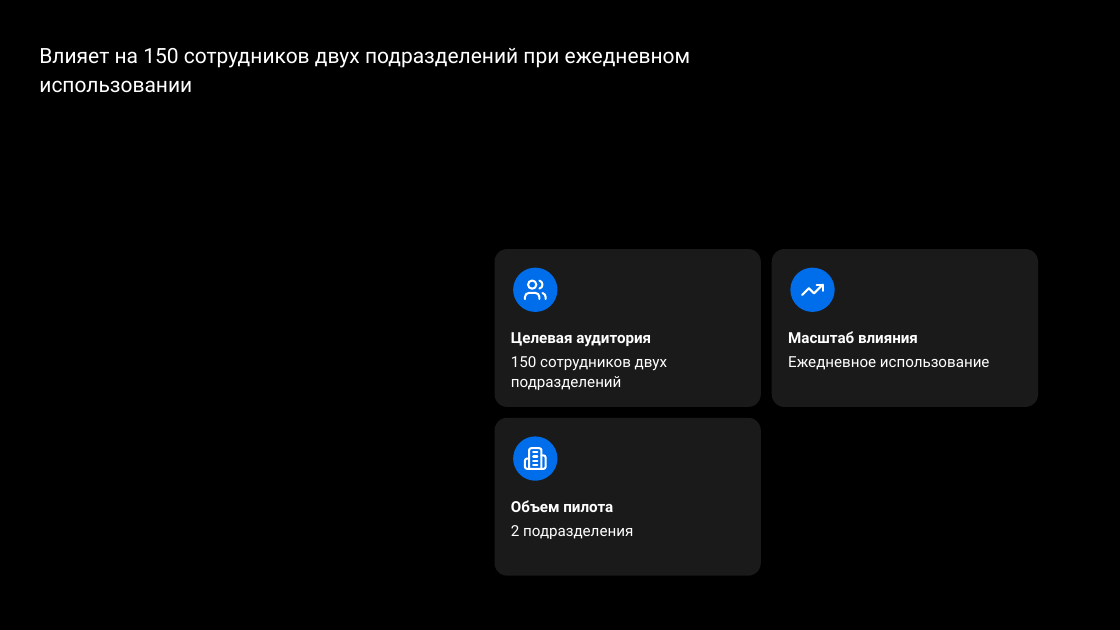
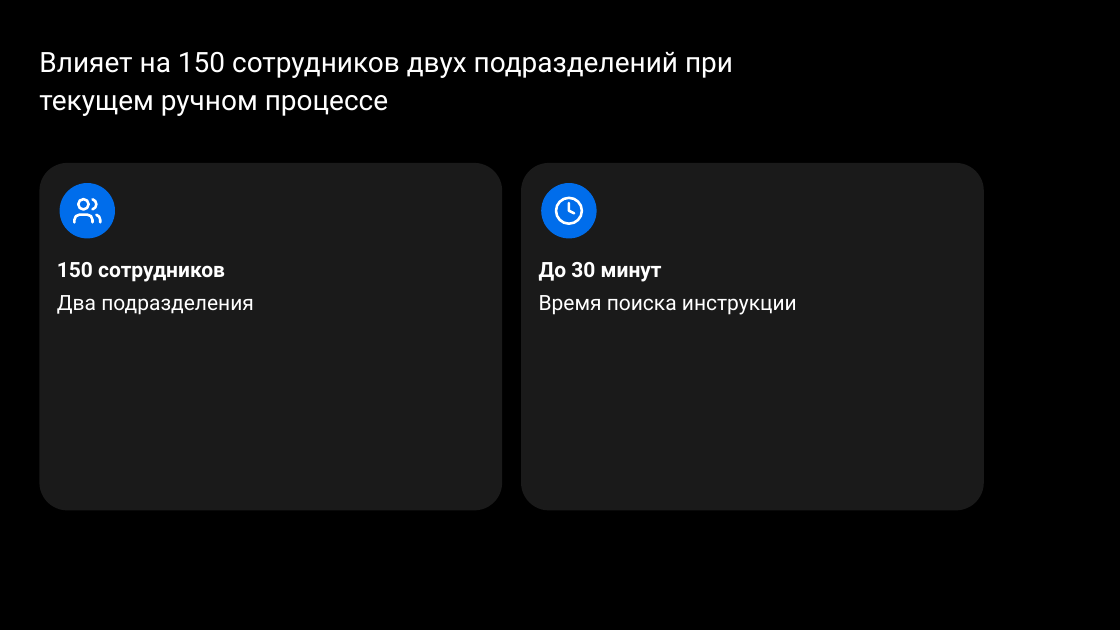
Before and after one commit to temurysega/lct_vk, a slide deck: slide 3 of deliverables/vk-workspace-focus.pptx. Drawn at 1120x630 pixels with LibreOffice and Linux fonts; fonts in the diff are those of the drawing; background and template pictures are left out. Boxes give left, top, right and bottom in pixels: in the first picture for what was removed or moved away, otherwise in the second. Text is boxed around its words. In the diff, an @@ line names an element or a change of style, - is before the commit and + after.

```diff
--- a/deliverables/vk-workspace-focus.pptx
+++ b/deliverables/vk-workspace-focus.pptx
@@ title at (x1=39, y1=52, x2=733, y2=116): text changed; size 18 to 24 pt @@
-Влияет на 150 сотрудников двух подразделений при ежедневном использовании
+Влияет на 150 сотрудников двух подразделений при текущем ручном процессе
@@ rounded rectangle resized from (x1=495, y1=249, x2=761, y2=407) to (x1=521, y1=163, x2=984, y2=511) @@
@@ ellipse resized from (x1=513, y1=437, x2=558, y2=481) to (x1=60, y1=183, x2=115, y2=239) @@
@@ ellipse resized from (x1=513, y1=268, x2=558, y2=313) to (x1=541, y1=183, x2=597, y2=239) @@
@@ group added at (x1=39, y1=163, x2=797, y2=511): 2 freeform shapes, 2 texts, 1 rounded rectangle @@
+150 сотрудников
+Два подразделения
+До 30 минут
+Время поиска инструкции
@@ group removed at (x1=495, y1=249, x2=1038, y2=576): 3 freeform shapes, 3 texts, 2 rounded rectangles, 1 ellipse @@
-Целевая аудитория
-150 сотрудников двух подразделений
-Масштаб влияния
-Ежедневное использование
-Объем пилота
-2 подразделения
```
Also in this commit, not shown: 7 other slides changed, 4 slides added, 4 slides removed, 39 other files.
